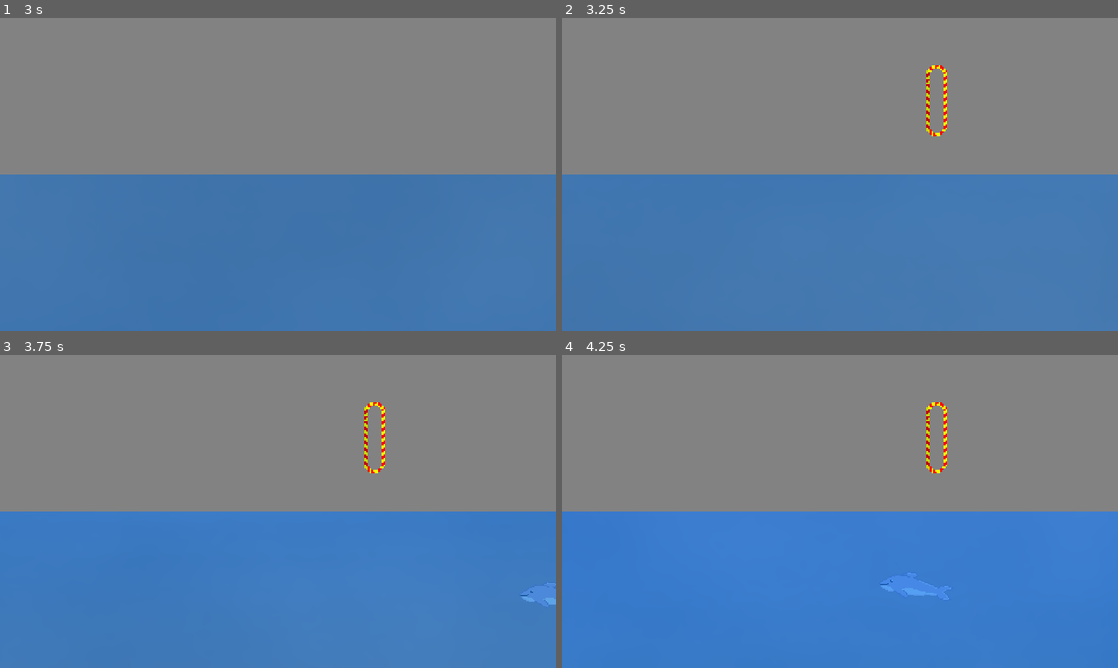
Above: before the commit, frames 1-4 (two rows, left to right).
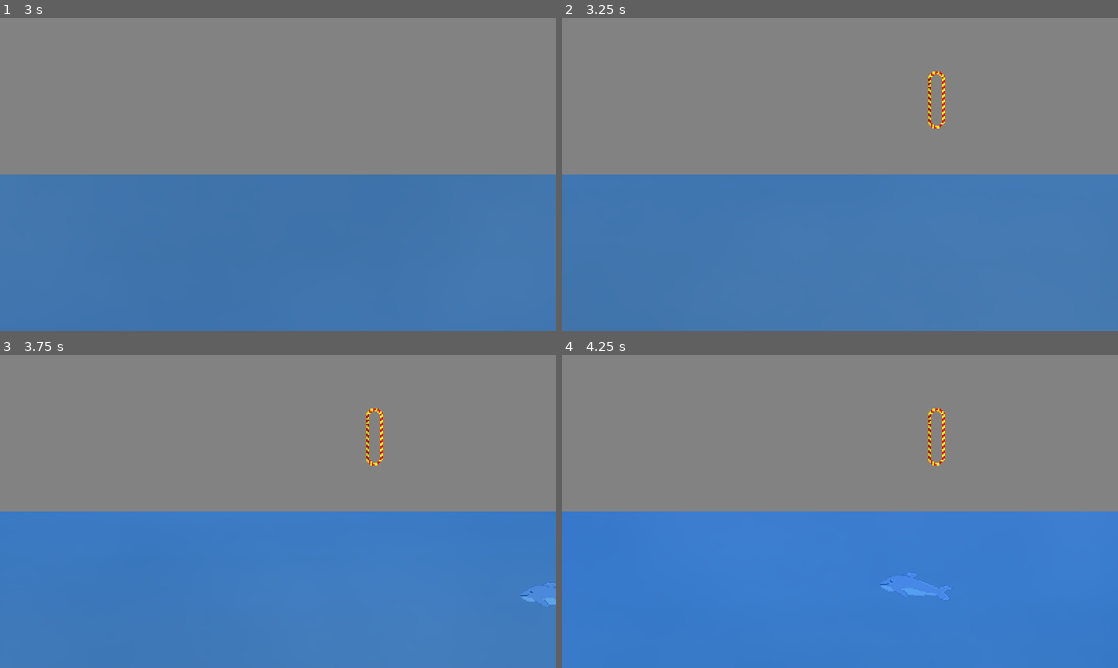
Above: after the commit, the same moments.

Repository: Kugelpanzer/GGJ-2024
Game: Godot game, scene res://Main.tscn
Two runs of this game, one before a commit and one after it. Both use one fixed random seed, a clock stepped at 60 frames per second and the inputs below.
Inputs (mouse positions are in pixels of both pictures, inside the frame that each line leads up to):
- Up to frame 1 (3 s): click "Start" at 0.5 s; move the mouse to (400, 158) at 1.27 s; move the mouse to (166, 190) at 2.02 s; move the mouse to (333, 105) at 2.77 s
- Up to frame 2 (3.25 s): no input
- Up to frame 3 (3.75 s): tap Enter at 3.5 s; move the mouse to (250, 574) at 3.52 s
- Up to frame 4 (4.25 s): no input

Frame 1 is identical in both runs. In frame 2, 0.4% of the frame differs, in the area x 65-70%, y 15-38%; in frame 3, 0.4%; in frame 4, 0.4%.

Commit message:
fixed hoop collision

Diff:
--- a/Fail1.gd
+++ b/Fail1.gd
@@ -1,5 +1,5 @@
 extends CollisionShape2D
 
-
 func _on_fail_1_area_entered(area):
+	get_parent().get_parent().fail1 = true
 	print("fail 1")
--- a/Fail2.gd
+++ b/Fail2.gd
@@ -1,6 +1,5 @@
 extends CollisionShape2D
 
-
-
 func _on_fail_2_area_entered(area):
+	get_parent().get_parent().fail2 = true
 	print("fail 2")
--- a/Hoop.tscn
+++ b/Hoop.tscn
@@ -69,9 +69,9 @@
 shape = SubResource("2")
 
 [node name="Success" type="CollisionShape2D" parent="."]
-position = Vector2(4, 6.82121e-13)
+position = Vector2(3, 2)
 rotation = 1.5708
-scale = Vector2(13.9963, 1.63406)
+scale = Vector2(20.0553, 1.94123)
 shape = SubResource("2")
 script = ExtResource("7_e8c3r")
 
--- a/HoopTest.gd
+++ b/HoopTest.gd
@@ -1,6 +1,8 @@
 extends Node2D
 
-
+var success = true
+var fail1 = false
+var fail2 = false
 # Called when the node enters the scene tree for the first time.
 func _ready():
 	pass # Replace with function body.
@@ -9,3 +11,13 @@
 # Called every frame. 'delta' is the elapsed time since the previous frame.
 func _process(delta):
 	pass
+
+
+func check_test():
+	if success && !fail1 && !fail2:
+		print('final success \n')
+	else:
+		print('final fail \n')
+	success = true
+	fail1 = false
+	fail2 = false
--- a/HoopTest.tscn
+++ b/HoopTest.tscn
@@ -7,15 +7,15 @@
 [ext_resource type="Script" path="res://Fail2.gd" id="5_yml24"]
 
 [sub_resource type="CapsuleShape2D" id="CapsuleShape2D_1me4v"]
-radius = 5.06828
-height = 45.2247
+radius = 9.83024
+height = 87.5785
 
 [sub_resource type="CapsuleShape2D" id="CapsuleShape2D_6g3pm"]
 
 [sub_resource type="CapsuleShape2D" id="CapsuleShape2D_5kxfd"]
 
 [node name="HoopTest" type="Node2D"]
-scale = Vector2(1.5, 1.5)
+scale = Vector2(1.2, 1.2)
 script = ExtResource("1_jvbjo")
 
 [node name="Sprite2D" type="Sprite2D" parent="."]
@@ -28,7 +28,8 @@
 scale = Vector2(1.49548, 1.11556)
 
 [node name="CollisionShape2D" type="CollisionShape2D" parent="Success"]
-scale = Vector2(1.87041, -2.21123)
+position = Vector2(0.334341, -2.68924)
+scale = Vector2(1.24709, -1.71605)
 shape = SubResource("CapsuleShape2D_1me4v")
 script = ExtResource("3_a0oh1")
 
@@ -49,5 +50,6 @@
 script = ExtResource("5_yml24")
 
 [connection signal="area_entered" from="Success" to="Success/CollisionShape2D" method="_on_success_area_entered"]
+[connection signal="area_exited" from="Success" to="Success/CollisionShape2D" method="_on_success_area_exited"]
 [connection signal="area_entered" from="Fail1" to="Fail1/CollisionShape2D" method="_on_fail_1_area_entered"]
 [connection signal="area_entered" from="Fail2" to="Fail2/CollisionShape2D" method="_on_fail_2_area_entered"]
--- a/Success.gd
+++ b/Success.gd
@@ -1,6 +1,10 @@
 extends CollisionShape2D
 
 
+func _on_success_area_entered(area):
+	get_parent().get_parent().success = true
+	print("success ")
 
-func _on_success_area_entered(area):
-	print("success ")
+
+func _on_success_area_exited(area):
+	get_parent().get_parent().check_test()
